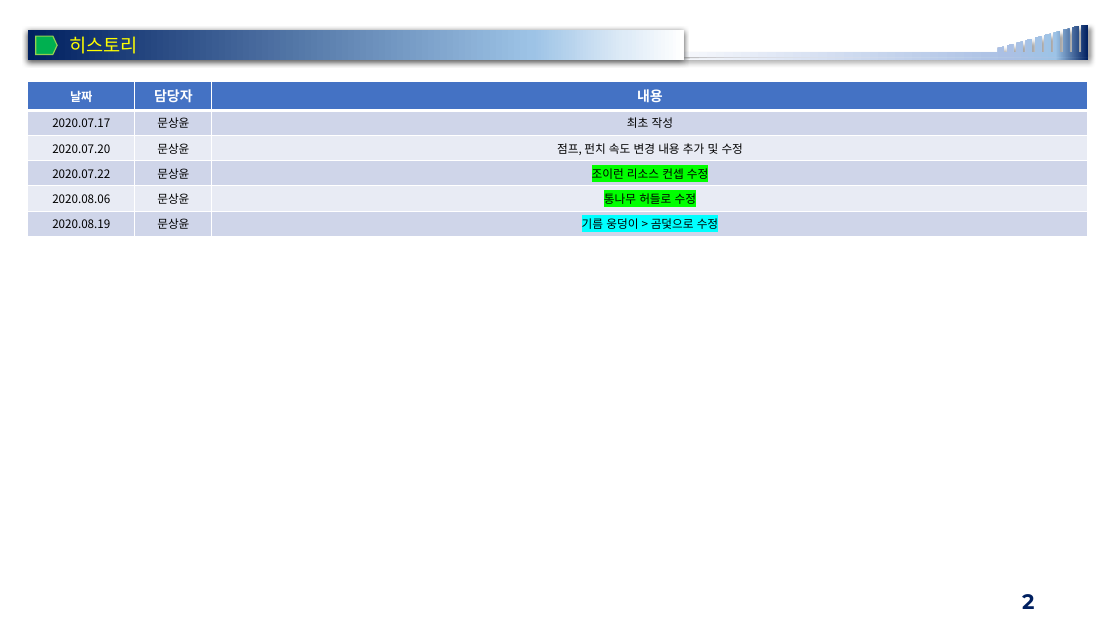
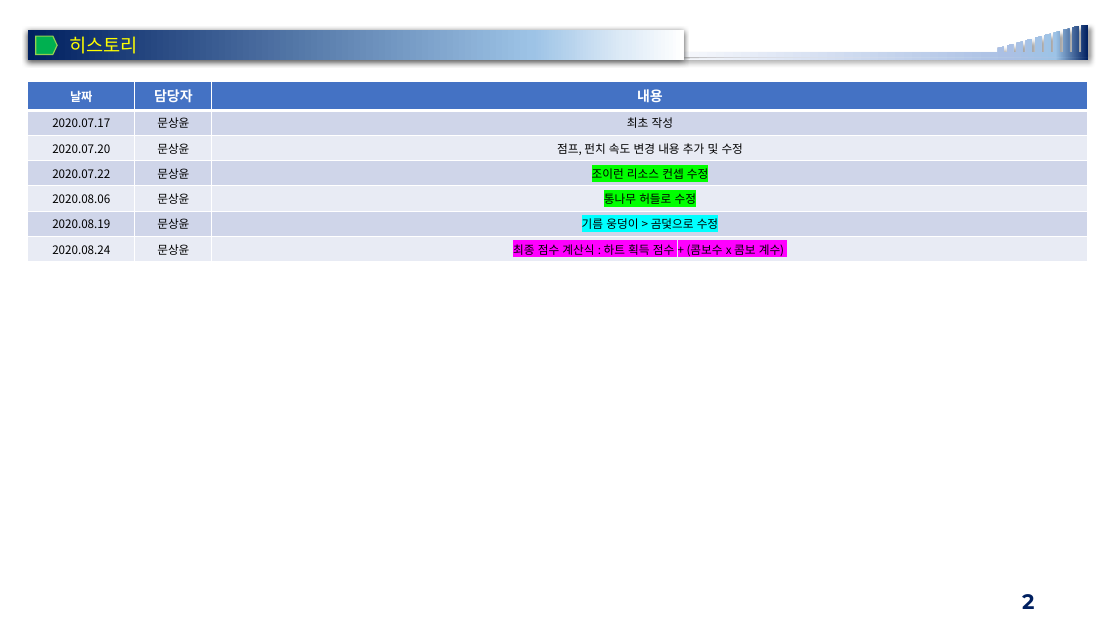
Before and after one commit to rheeeuro/joyrun, a slide deck: slide 2 of docs/[JoyFitness] 전시회용 미니 게임_JoyRun.pptx. Drawn at 1120x630 pixels with LibreOffice and Linux fonts; fonts in the diff are those of the drawing; background and template pictures are left out. Boxes give left, top, right and bottom in pixels: in the first picture for what was removed or moved away, otherwise in the second. Text is boxed around its words. In the diff, an @@ line names an element or a change of style, - is before the commit and + after.

```diff
--- a/docs/[JoyFitness] 전시회용 미니 게임_JoyRun.pptx
+++ b/docs/[JoyFitness] 전시회용 미니 게임_JoyRun.pptx
@@ table at (28, 82, 1088, 260) @@
+row 7: 2020.08.24 | 문상윤 | 최종 점수 계산식 : 하트 획득 점수 + (콤보수 x 콤보 계수)
```
Also in this commit, not shown: 1 other slide changed, 1 slide added.
